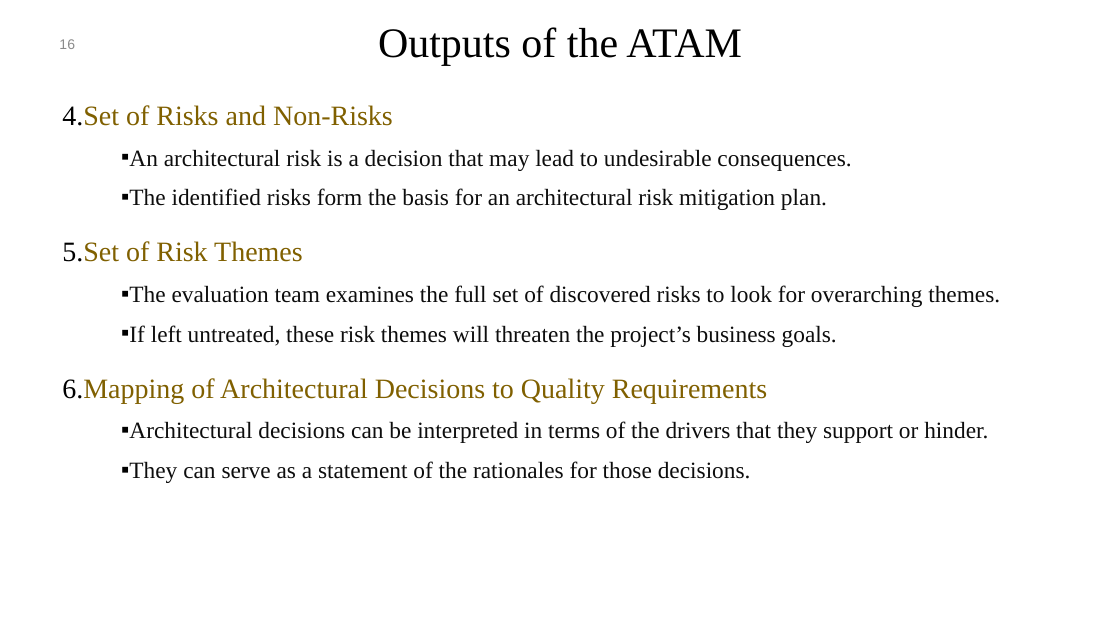
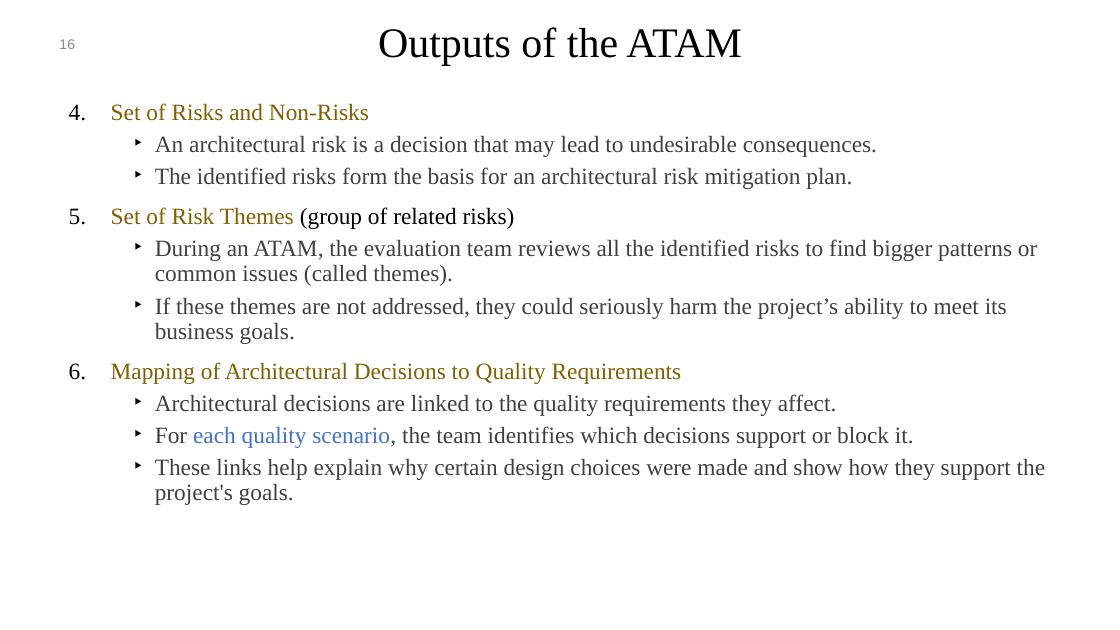
Before and after one commit to mohamad-khorsandi/slides-of-software-architecture-in-practice-4th-ed, a slide deck: slide 16 of chapter 21.pptx. Drawn at 1120x630 pixels with LibreOffice and Linux fonts; fonts in the diff are those of the drawing; background and template pictures are left out. Boxes give left, top, right and bottom in pixels: in the first picture for what was removed or moved away, otherwise in the second. Text is boxed around its words. In the diff, an @@ line names an element or a change of style, - is before the commit and + after.

Commit message:
final review

```diff
--- a/chapter 21.pptx
+++ b/chapter 21.pptx
@@ text at (x1=111, y1=103, x2=877, y2=384): size 24 to 20 pt in "Set of Risks and Non-Risks", "Mapping of Architectural Decisions to Quality Requirements"; text colour #0D0D0D to #404040 in "An architectural risk is a decision that ...", "The identified risks form the basis for ..."; list level 1 to 2 in "Set of Risks and Non-Risks"; bullet ▪ to ‣; list level 2 to 3 in "An architectural risk is a ..."; line spacing 1 to 0.9; list level 2 to 3 in "The identified risks form the ..."; list level 1 to 2 in "Mapping of Architectural Decisions to ..." @@
@@ text at (x1=111, y1=207, x2=1037, y2=344): text changed; text colour #0D0D0D to #404040 @@
-5. Set of Risk Themes
-  ▪ The evaluation team examines the full set of discovered risks to look for overarching themes.
-  ▪ If left untreated, these risk themes will threaten the project’s business goals.
+  5. Set of Risk Themes (group of related risks)
+    ‣ During an ATAM, the evaluation team reviews all the identified risks to find bigger patterns or common issues (called themes).
+    ‣ If these themes are not addressed, they could seriously harm the project’s ability to meet its business goals.
@@ text at (x1=155, y1=394, x2=1046, y2=505): text changed; text colour #0D0D0D to #404040 @@
-  ▪ Architectural decisions can be interpreted in terms of the drivers that they support or hinder.
-  ▪ They can serve as a statement of the rationales for those decisions.
+    ‣ Architectural decisions are linked to the quality requirements they affect.
+    ‣ For each quality scenario, the team identifies which decisions support or block it.
+    ‣ These links help explain why certain design choices were made and show how they support the project's goals.
```
Also in this commit, not shown: 15 other slides changed, 1 slide added, 7 other files.
